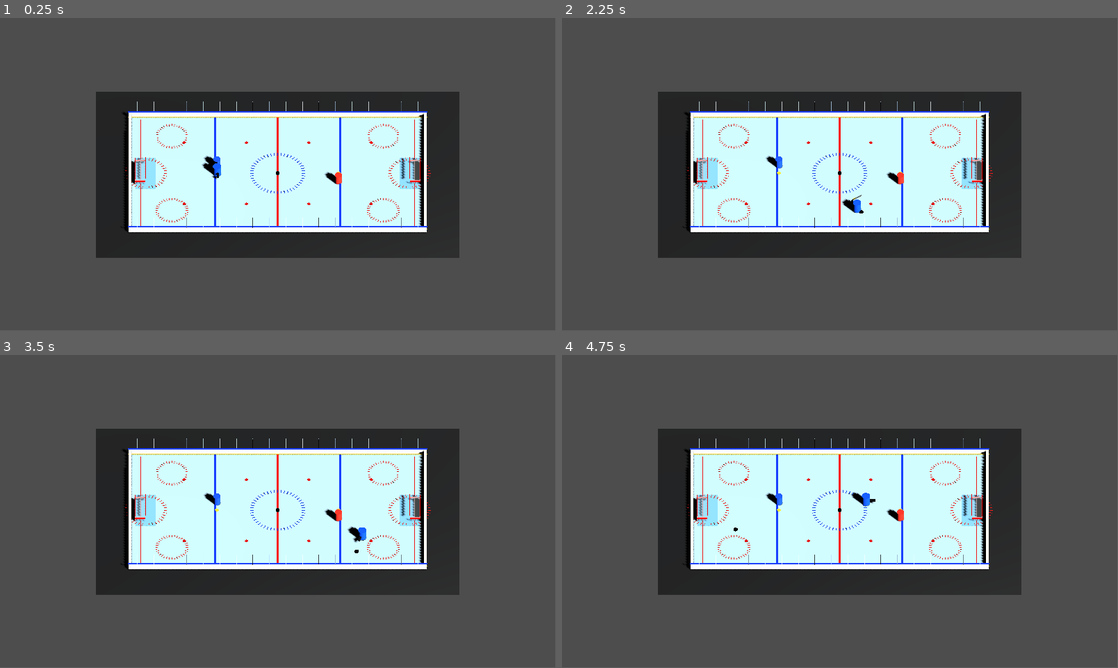
Above: before the commit, frames 1-4 (two rows, left to right).
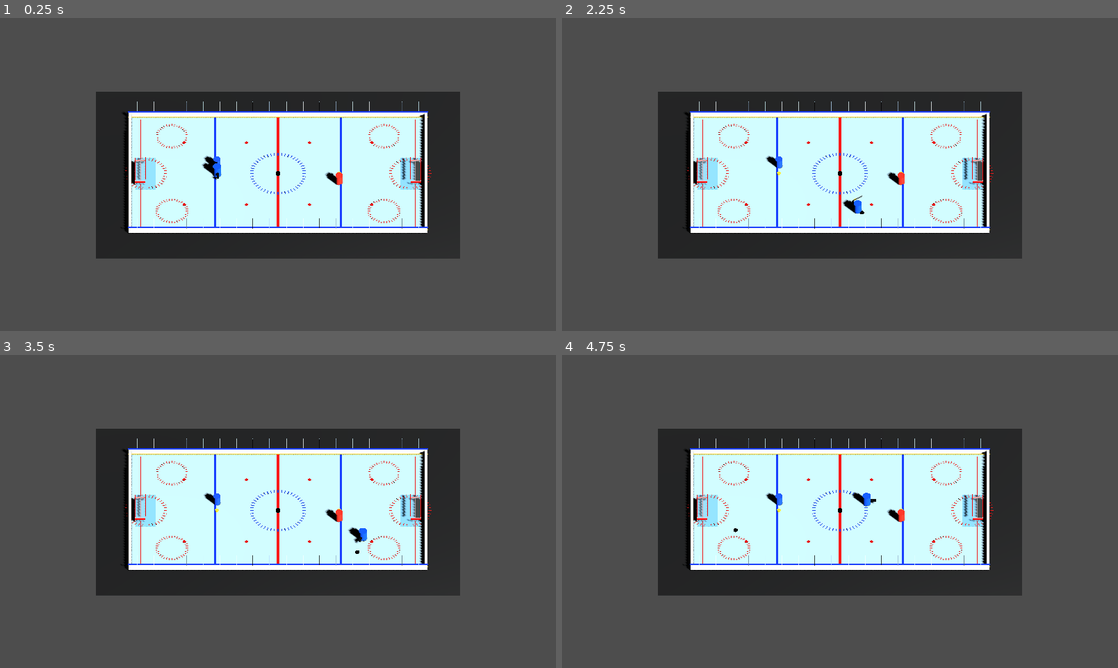
Above: after the commit, the same moments.

Repository: KingCarni/Puck-King-Hockey
Game: Godot game, scene res://scenes/match/TestRink.tscn
Same seed, same stepped clock (60 frames per second), same inputs: the game is played once before the commit and once after it.
Inputs (mouse positions are in pixels of both pictures, inside the frame that each line leads up to):
- Up to frame 1 (0.25 s): no input
- Up to frame 2 (2.25 s): tap Enter at 0.5 s; move the mouse to (962, 158) at 0.52 s; press the mouse at (962, 158) at 0.53 s; hold D (skate_right) 0.53-1.28 s; move the mouse to (728, 190) at 1.27 s; release the mouse at (728, 190) at 1.28 s; hold S (skate_down) 1.28-2.03 s; tap Space (skate_sprint) at 1.35 s; move the mouse to (895, 105) at 2.02 s; press the mouse at (895, 105) at 2.03 s; hold D (skate_right) from 2.03 s (still down)
- Up to frame 3 (3.5 s): move the mouse to (250, 574) at 2.77 s; release D (skate_right) at 2.78 s; release the mouse at (250, 574) at 2.78 s; hold W (skate_up) from 2.78 s (still down); tap Space (skate_sprint) at 2.85 s
- Up to frame 4 (4.75 s): move the mouse to (1006, 558) at 3.52 s; release W (skate_up) at 3.53 s; press the mouse at (1006, 558) at 3.53 s; hold A (skate_left) from 3.53 s (still down); move the mouse to (673, 464) at 4.27 s; release the mouse at (673, 464) at 4.28 s; tap Space (skate_sprint) at 4.35 s
In our replay, the window is 799x449 before the commit and 800x450 after it. These sizes can differ from the game's own. Grey fills any space a smaller window leaves; there, only what the larger window draws over its background counts as a difference.

The runs differ from the first frame. In frame 1, 1.7% of the frame differs, in the area x 17-83%, y 23-77%; in frame 2, 1.7%; in frame 3, 1.7%; in frame 4, 1.7%.

Commit message:
Increase default game window size

Diff:
--- a/project.godot
+++ b/project.godot
@@ -14,6 +14,16 @@
 run/main_scene="res://scenes/match/TestRink.tscn"
 config/features=PackedStringArray("4.6", "Forward Plus")
 config/icon="res://icon.svg"
+
+[display]
+
+window/size/viewport_width=1920
+window/size/viewport_height=1080
+window/size/window_width_override=1920
+window/size/window_height_override=1080
+window/size/resizable=true
+window/stretch/mode="viewport"
+window/stretch/aspect="expand"
 
 [input]
 
